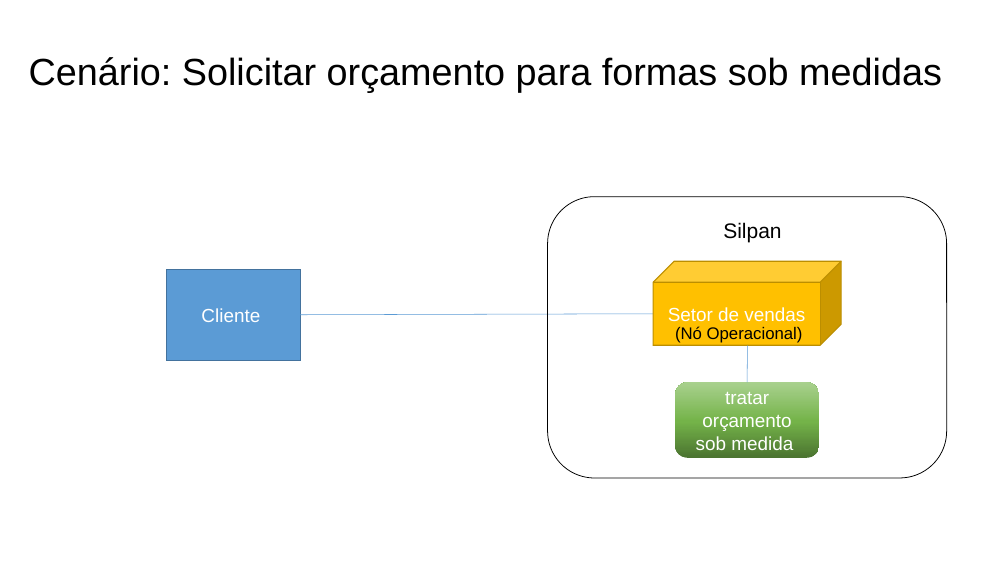
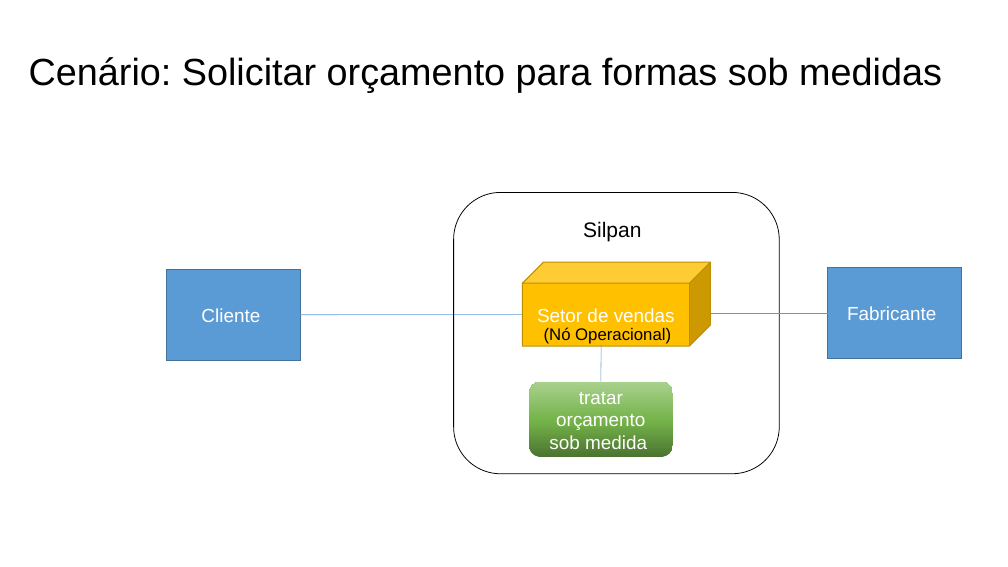
Before and after one commit to Systematicos/FindingApp, a slide deck: slide 2 of Documentation/15._Arquitetura_de_Negócio_para_cada_Cenário.pptx. Drawn at 1008x567 pixels with LibreOffice and Linux fonts; fonts in the diff are those of the drawing. Boxes give left, top, right and bottom in pixels: in the first picture for what was removed or moved away, otherwise in the second. Text is boxed around its words. In the diff, an @@ line names an element or a change of style, - is before the commit and + after.

```diff
--- a/Documentation/15._Arquitetura_de_Negócio_para_cada_Cenário.pptx
+++ b/Documentation/15._Arquitetura_de_Negócio_para_cada_Cenário.pptx
@@ rounded rectangle: place and size @@
-rounded rectangle at (547, 197, 947, 478)
+rounded rectangle at (454, 193, 780, 474)
@@ text "Silpan": place and size @@
-text "Silpan" at (723, 222, 781, 242)
+text "Silpan" at (583, 221, 641, 241)
@@ cube "Setor de vendas": place and size @@
-cube "Setor de vendas" at (653, 262, 842, 346)
+cube "Setor de vendas" at (523, 262, 711, 346)
@@ rectangle added at (828, 268, 961, 359), fill #5B9BD5, outline #43739E 1 pt, 18 pt, text #FFFFFF @@
+Fabricante
@@ line moved from (300, 315) - (653, 314) to (300, 315) - (523, 315) @@
@@ text "(Nó Operacional)": place and size @@
-text "(Nó Operacional)" at (675, 326, 803, 343)
+text "(Nó Operacional)" at (544, 327, 671, 344)
@@ line added from (711, 313) to (828, 313), #5B9BD5 0.5 pt @@
@@ line moved from (748, 346) - (747, 383) to (601, 345) - (601, 382) @@
@@ rounded rectangle "tratar orçamento sob medida": place and size @@
-rounded rectangle "tratar orçamento sob medida" at (675, 383, 819, 458)
+rounded rectangle "tratar orçamento sob medida" at (529, 382, 673, 457)
```
Also in this commit, not shown: 4 other slides changed, 1 slide removed, 6 other files.
